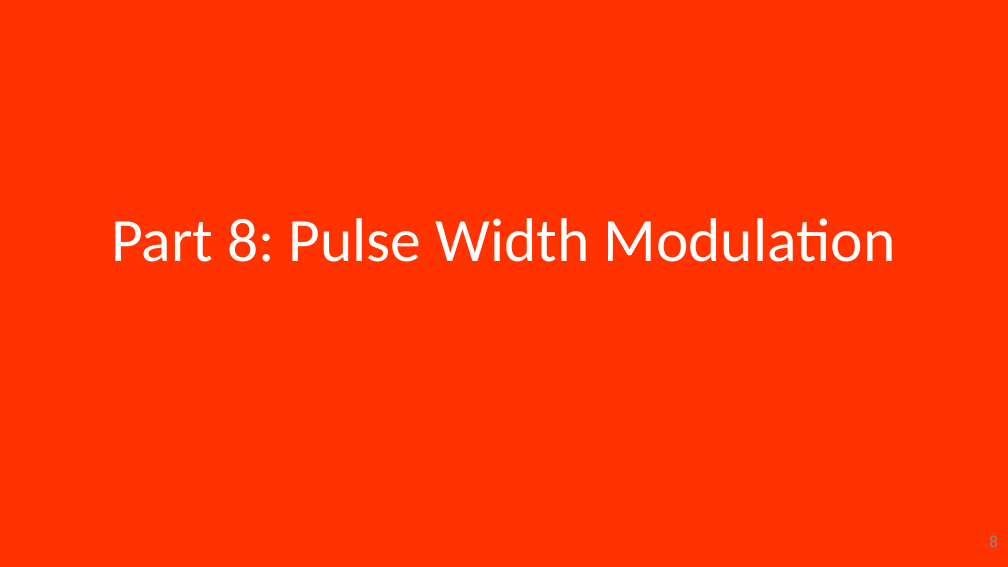
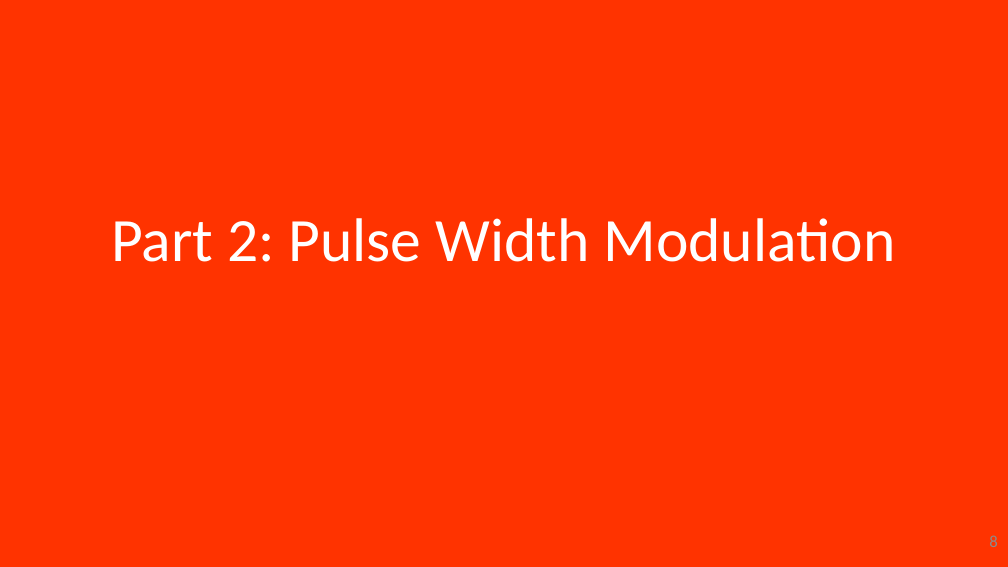
Before and after one commit to hansdejongehv/Weekendschool-PiAndMore, a slide deck: slide 8 of PiAndMore/UK---English/Part-1--Breadboard/PiAndMore workshop physical computing with Arduino - part 1 - Intermediate.v0.15.pptx. Drawn at 1008x567 pixels with LibreOffice and Linux fonts; fonts in the diff are those of the drawing. Boxes give left, top, right and bottom in pixels: in the first picture for what was removed or moved away, otherwise in the second. Text is boxed around its words. In the diff, an @@ line names an element or a change of style, - is before the commit and + after.

```diff
--- a/PiAndMore/UK---English/Part-1--Breadboard/PiAndMore workshop physical computing with Arduino - part 1 - Intermediate.v0.15.pptx
+++ b/PiAndMore/UK---English/Part-1--Breadboard/PiAndMore workshop physical computing with Arduino - part 1 - Intermediate.v0.15.pptx
@@ title at (111,218,895,262): text changed @@
-Part 8: Pulse Width Modulation
+Part 2: Pulse Width Modulation
```
Also in this commit, not shown: 6 other slides changed.
